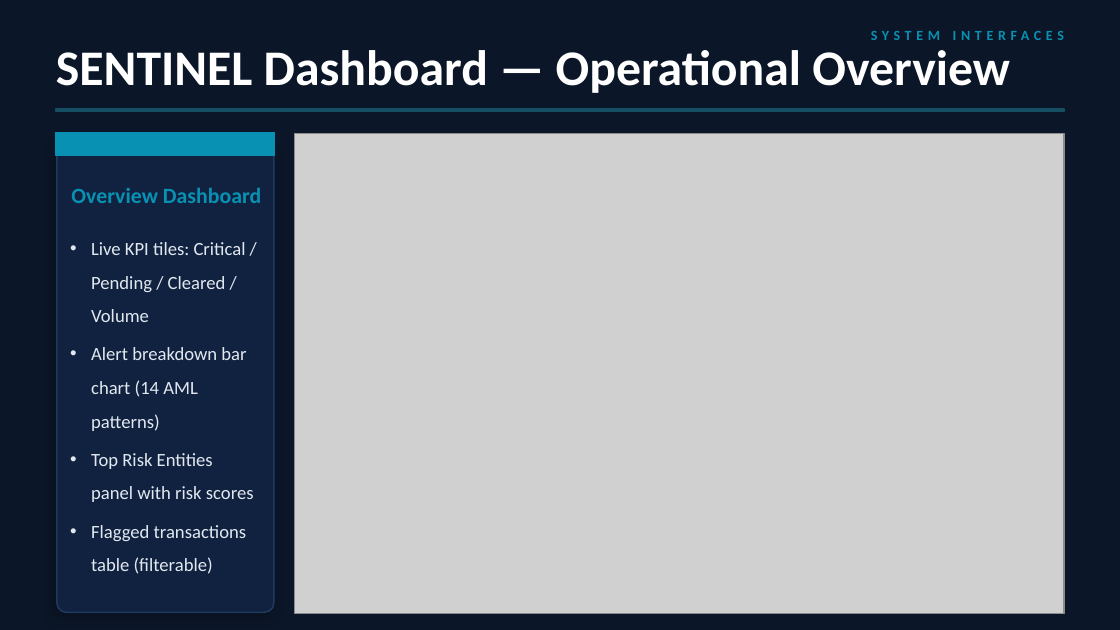
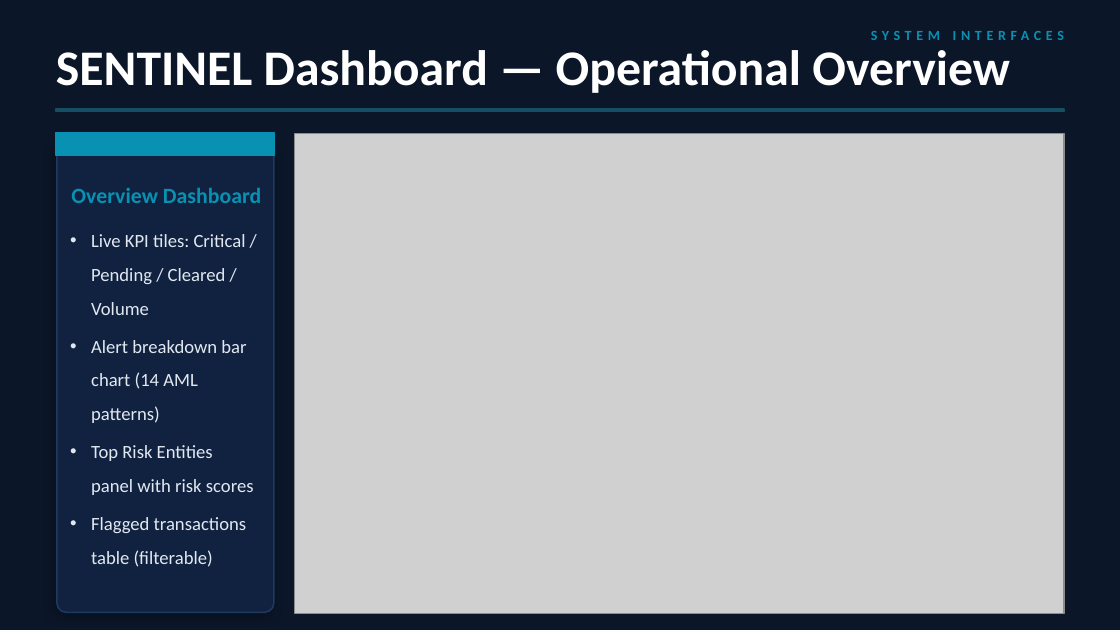
Before and after one commit to MoaviaMahmood/Financial-Transaction-Monitoring, a slide deck: slide 14 of docs/AML_Detection_System_Presentation.pptx (slide 12 before the commit). Drawn at 1120x630 pixels with LibreOffice and Linux fonts; fonts in the diff are those of the drawing; grey boxes stand for pictures. Boxes give left, top, right and bottom in pixels: in the first picture for what was removed or moved away, otherwise in the second. Text is boxed around its words. In the diff, an @@ line names an element or a change of style, - is before the commit and + after.

```diff
--- a/docs/AML_Detection_System_Presentation.pptx
+++ b/docs/AML_Detection_System_Presentation.pptx
@@ text "Live KPI tiles: Critical / ...": place and size @@
-text "Live KPI tiles: Critical / ..." at bbox=[91, 242, 254, 574]
+text "Live KPI tiles: Critical / ..." at bbox=[91, 234, 254, 567]
```
Also in this commit, not shown: 20 other slides changed, 3 slides added.
